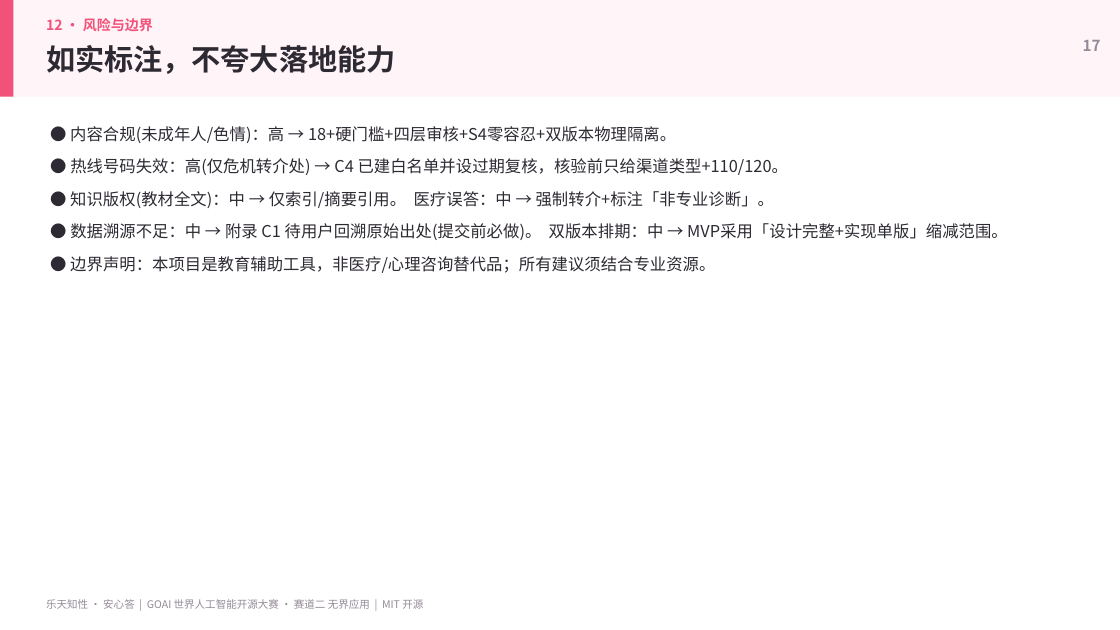
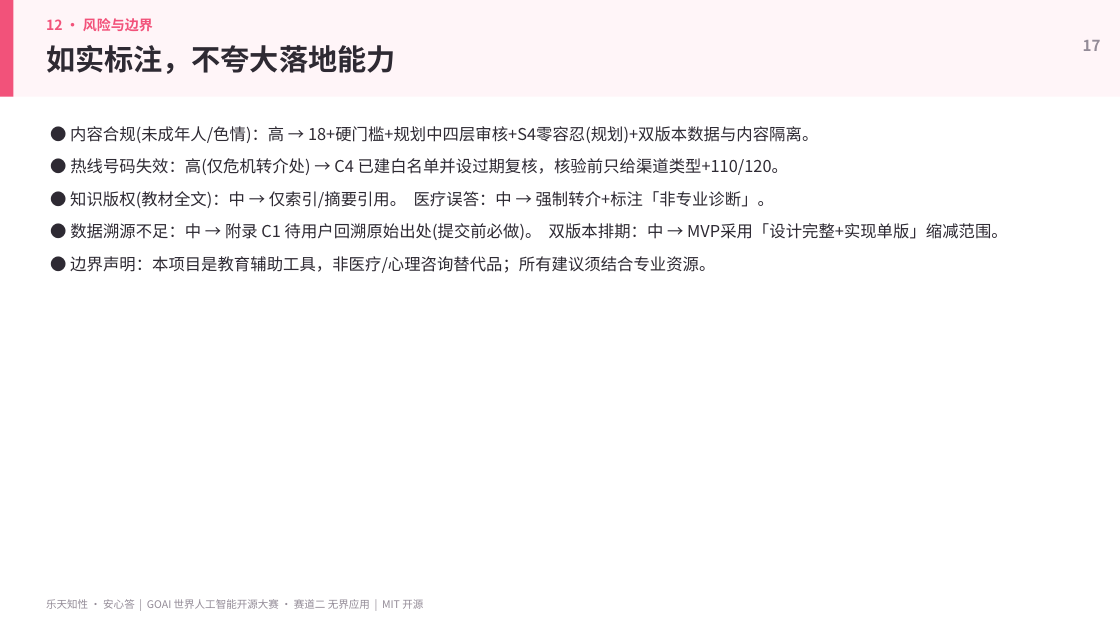
Before and after one commit to mlx969/-Finn, a slide deck: slide 17 of presentation.pptx. Drawn at 1120x630 pixels with LibreOffice and Linux fonts; fonts in the diff are those of the drawing. Boxes give left, top, right and bottom in pixels: in the first picture for what was removed or moved away, otherwise in the second. Text is boxed around its words. In the diff, an @@ line names an element or a change of style, - is before the commit and + after.

```diff
--- a/presentation.pptx
+++ b/presentation.pptx
@@ text at bbox=[70, 126, 818, 143]: text changed @@
-● 内容合规(未成年人/色情)：高 → 18+硬门槛+四层审核+S4零容忍+双版本物理隔离。
+● 内容合规(未成年人/色情)：高 → 18+硬门槛+规划中四层审核+S4零容忍(规划)+双版本数据与内容隔离。
```
Also in this commit, not shown: 12 other slides changed, 24 other files.
